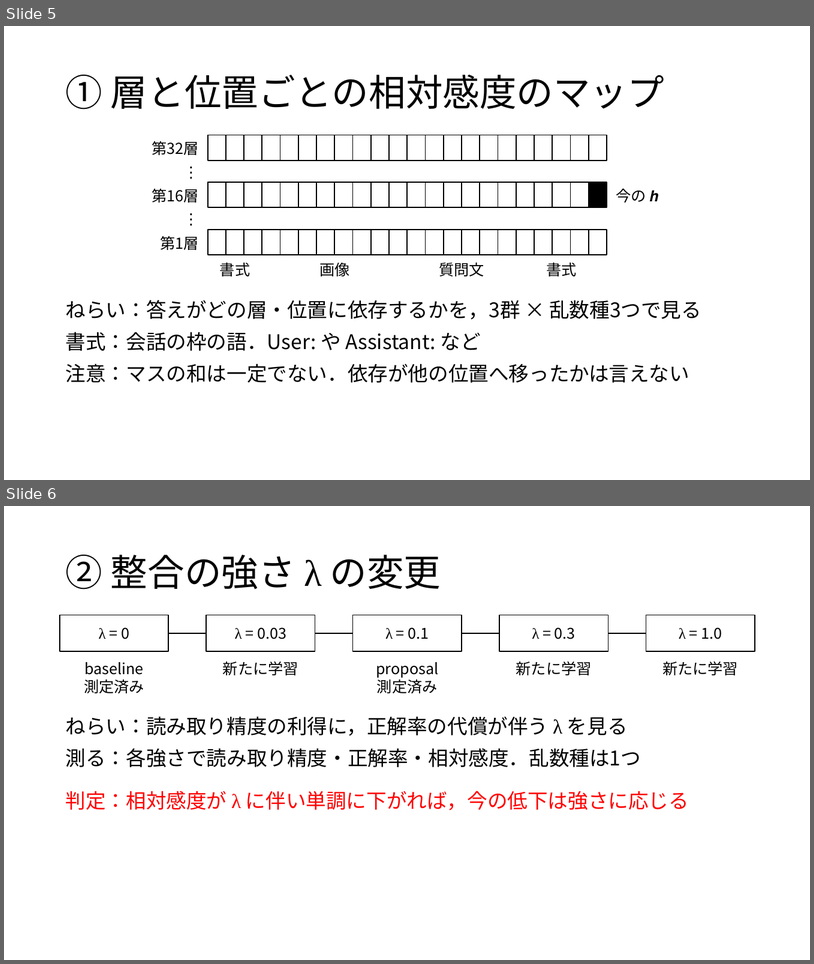
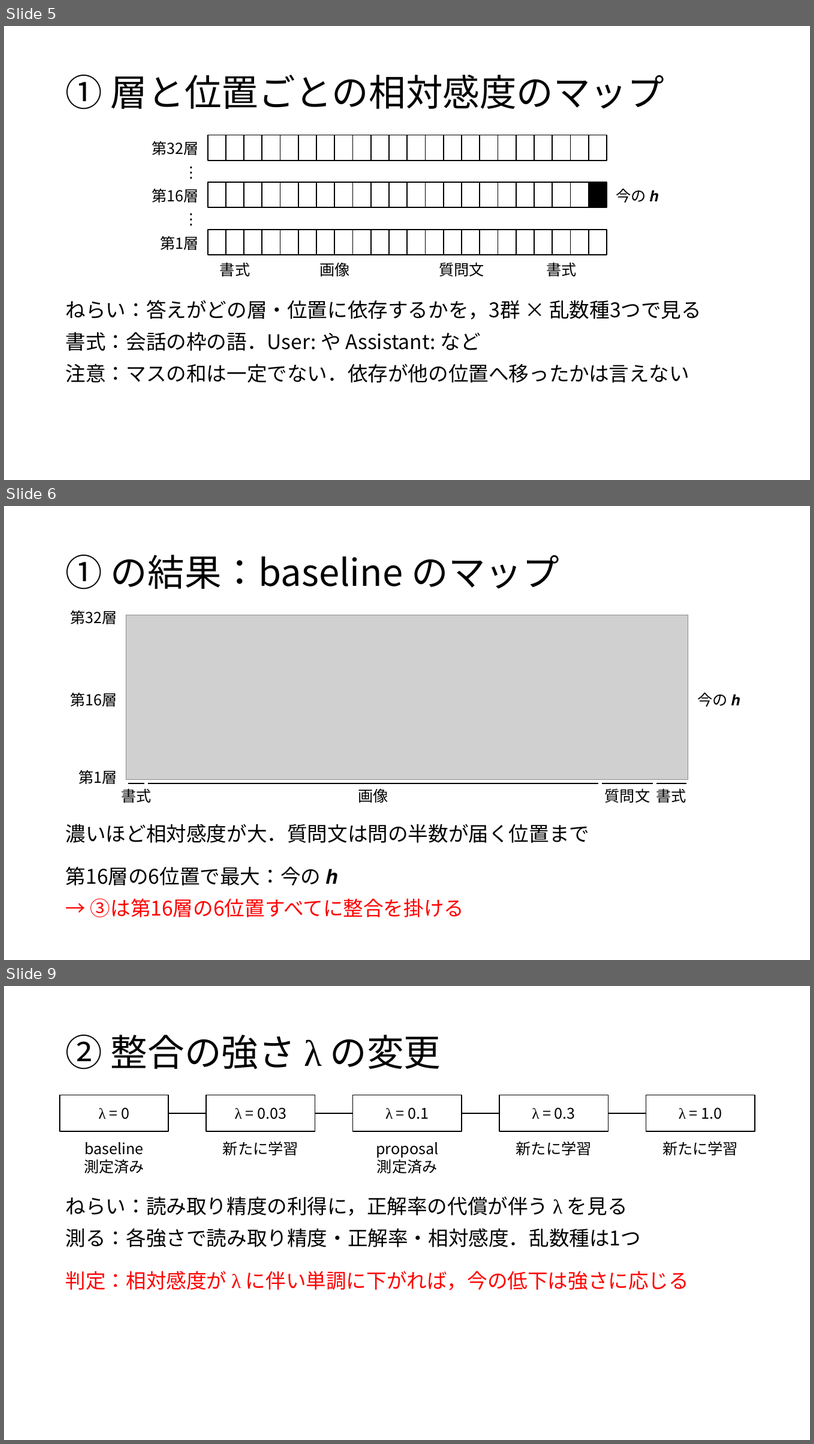
Before and after one commit to tomoking2004/taskalign, a slide deck: presentations/20261127_進捗報告.pptx. Shown one above the other, each under a label of ours: slides 5 and 6 before the commit, slides 5, 6 and 9 after it; the slides between them are not shown. The pictures are 814x964 and 814x1444 pixels, drawn with LibreOffice and Linux fonts; fonts in the diff are those of the drawing; grey boxes stand for pictures. Boxes give left, top, right and bottom in pixels: in the first picture for what was removed or moved away, otherwise in the second. Text is boxed around its words. In the diff, an @@ line names an element or a change of style, - is before the commit and + after.

Commit message:
chore: add the map of where the answer depends
context.md §8.5's first step: the relative sensitivity of §A.4 at every
block's output and every prompt position, for the nine reported runs,
and the site the second step aligns, chosen from the baseline's map by
the rule fixed beforehand.

```diff
--- a/presentations/20261127_進捗報告.pptx
+++ b/presentations/20261127_進捗報告.pptx
@@ slide 6 added at (4, 506, 810, 960), background #FFFFFF @@
@@ title added at (65, 555, 559, 589), 44 pt, text #000000 @@
+① の結果：baseline のマップ
@@ text added at (70, 610, 117, 624), 18 pt, text #000000 @@
+第32層
@@ picture added at (126, 615, 689, 780) @@
@@ text added at (70, 693, 117, 706), 18 pt, text #000000 @@
+第16層
@@ text added at (698, 692, 740, 706), 18 pt, text #000000 @@
+今の 𝒉
@@ text added at (78, 770, 117, 784), 18 pt, text #000000 @@
+第1層
@@ text added at (121, 788, 151, 802), 18 pt, text #000000 @@
+書式
@@ line added from (128, 783) to (145, 783), #000000 1.25 pt @@
@@ line added from (149, 783) to (599, 783), #000000 1.25 pt @@
@@ text added at (359, 789, 389, 802), 18 pt, text #000000 @@
+画像
@@ line added from (602, 783) to (653, 783), #000000 1.25 pt @@
@@ text added at (605, 788, 651, 802), 18 pt, text #000000 @@
+質問文
@@ line added from (657, 783) to (687, 783), #000000 1.25 pt @@
@@ text added at (657, 788, 687, 802), 18 pt, text #000000 @@
+書式
@@ text added at (66, 823, 590, 843), 24 pt, text #000000 @@
+濃いほど相対感度が大．質問文は問の半数が届く位置まで
@@ text added at (66, 866, 464, 917), 24 pt, text #FF0000 @@
+第16層の6位置で最大：今の 𝒉
+→ ③は第16層の6位置すべてに整合を掛ける
@@ what was slide 6 is now slide 9 @@
```
Also in this commit, not shown: 1 slide changed, 2 other slides added, 1 other file.
